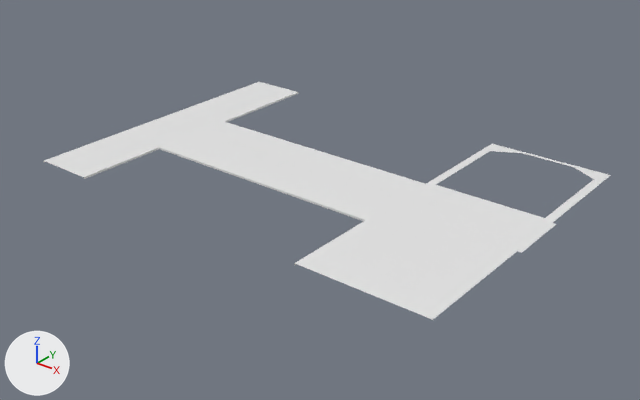
The FBX model Assets/Models/Majestic/Raw_Models/Engineering_02/Engineering_Catwalk.fbx, before and after one commit.
Camera for both pictures: a camera (50 mm lens) standing at (-20.4, -78.0, 55.9) and looking at (-81.9, -1.2, 8.3). Arrows for +X, +Y and +Z are at lower left; the lights stay in place. Materials are left out; every surface is plain grey. Where no turn or scale is listed for an object, it has been applied to the vertices.

The first picture shows 'Engineering_Catwalk'.
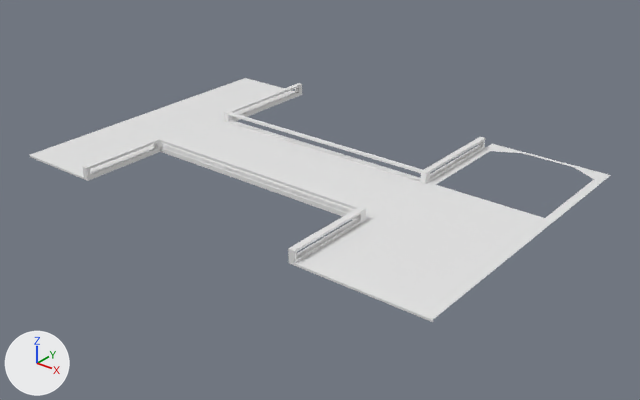
Diff of the bpy script that builds the scene:
```diff
--- a/Assets/Models/Majestic/Raw_Models/Engineering_02/Engineering_Catwalk.fbx.py
+++ b/Assets/Models/Majestic/Raw_Models/Engineering_02/Engineering_Catwalk.fbx.py
@@ me_mesh @@
 # used by ob_engineering_catwalk; location = (-82.25, 0.0, 11.88)
-me_mesh.from_pydata(...)  # 35 vertices, 20 faces; spans x -28.8..28.8, y -20.0..20.0, z -0.1..0.1
+me_mesh.from_pydata(...)  # 114 vertices, 113 faces; spans x -31.7..28.3, y -20.0..20.0, z -0.1..1.5
+# me_mesh part 1
+# 2 vertices are removed from x 28.8, y -4.0..4.0, z 0.1
+# 7 faces are deleted
+# 4 vertices move from x -28.8, y -20.0..20.0, z -0.1..0.1 to x -31.7..-31.5, y -20.0..20.0, z -0.1..0.1
+# 35 vertices are added at x -20.8..28.3, y -20.0..19.3, z -0.1..1.5
+# 8 new vertices lie (0.0, 0.0, 1.4) away from vertices in x -20.8..12.2, y -20.0..20.0, z 0.1
+# 6 new vertices lie (-0.8, 0.0, 0.0) away from vertices in x 12.2, y -20.0..18.0, z -0.1..1.5
+# 6 new vertices lie (0.8, 0.0, 0.0) away from vertices in x -20.8, y -20.0..20.0, z -0.1..1.5
+# 6 new vertices lie (0.0, 11.5, 0.0) away from vertices in x -20.0..11.4, y -20.0, z -0.1..1.5
+# 8 new vertices lie (0.0, 0.0, 0.9) away from vertices in x -20.8..12.2, y -19.5..-8.9, z 0.4
+# 12 new vertices lie (0.0, 0.0, 0.9) away from vertices in x -20.8..12.2, y 4.0..19.3, z 0.4
+# 100 new faces join them
```

Where the change shows, as pixel boxes [x1, y1, x2, y2] in the pictures (640 x 400 px):
'Engineering_Catwalk', reshaped: before [43, 82, 611, 320]; after [29, 78, 611, 322]
part 1 of me_mesh, built on: before [84, 92, 556, 265]; after [29, 83, 485, 322]
